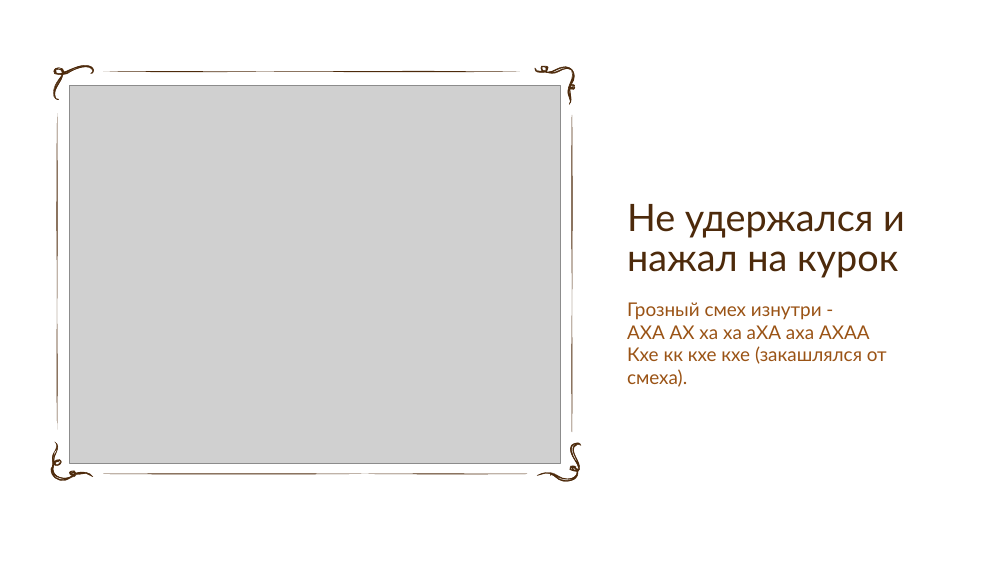
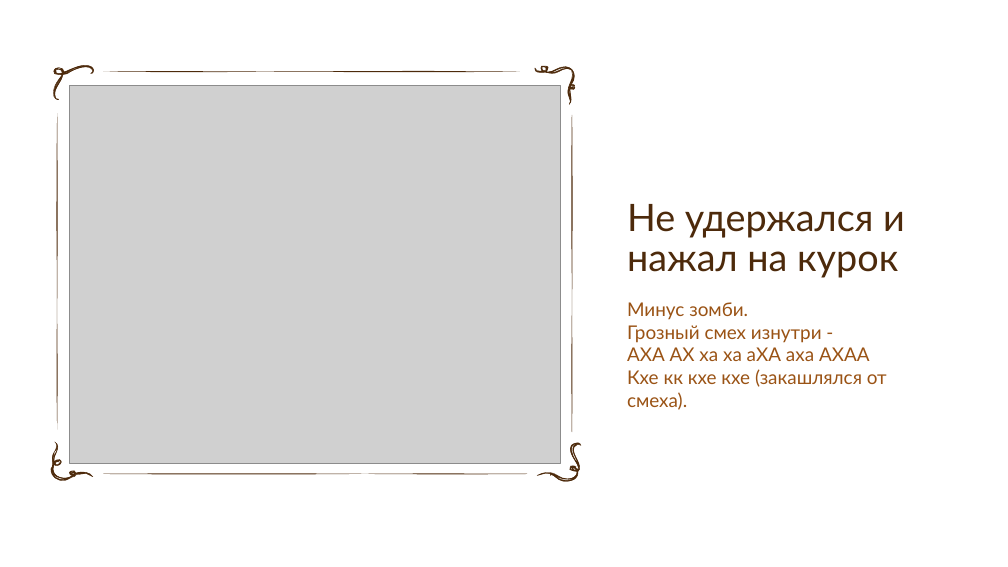
Before and after one commit to SpardaRus/zombieShot, a slide deck: slide 12 of doc/1 Hello World.pptx (slide 8 before the commit). Drawn at 1008x567 pixels with LibreOffice and Linux fonts; fonts in the diff are those of the drawing; grey boxes stand for pictures; background and template pictures are left out. Boxes give left, top, right and bottom in pixels: in the first picture for what was removed or moved away, otherwise in the second. Text is boxed around its words. In the diff, an @@ line names an element or a change of style, - is before the commit and + after.

```diff
--- a/doc/1 Hello World.pptx
+++ b/doc/1 Hello World.pptx
@@ text at [627, 302, 887, 410]: text changed @@
-Грозный смех изнутри -
-АХА АХ ха ха аХА аха АХАА
-Кхе кк кхе кхе (закашлялся от смеха).
+Минус зомби.
+Грозный смех изнутри -
+АХА АХ ха ха аХА аха АХАА
+Кхе кк кхе кхе (закашлялся от смеха).
```
Also in this commit, not shown: 2 other slides changed, 5 slides added.
